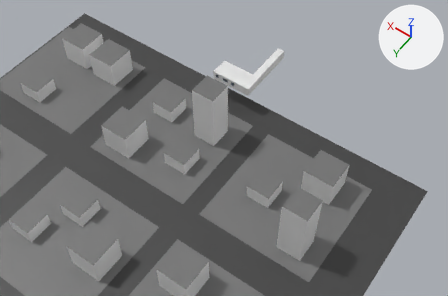
An edit to the Blender file models/apartment.blend, drawn before and after from the same camera.
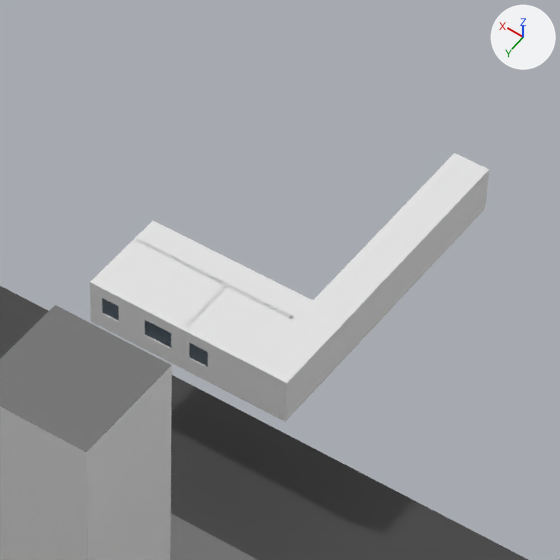
Old and new are each drawn from a 50 mm camera at (-152.5, 222.8, 277.3) aimed at (-13.0, 27.5, -29.7) and again close up on the part from 44% to 66% of the width and 7% to 41% of the height. The lights are fixed; the arrows at upper right show +X, +Y and +Z.

In view in the first close-up: 'Apartment', 'CityBlocks', 'Cube.019', 'Roof', 'Street'.
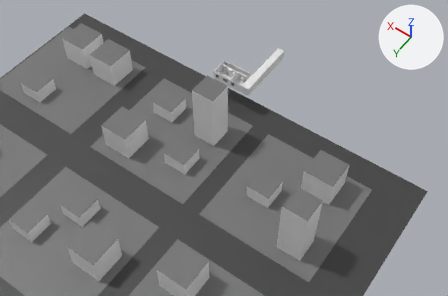
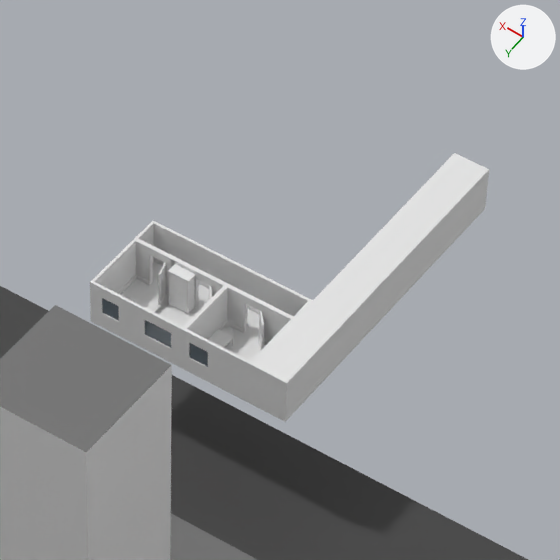
Changed parts and their boxes (x1, y1, x2, y2) in the close-ups (560 x 560 px):
'Roof', hidden: before (94, 223, 308, 361)

Diff of the bpy script that builds the scene:
```diff
--- a/models/apartment.blend.py
+++ b/models/apartment.blend.py
@@ ob_roof @@
 ob_roof.location = (0.0, 0.0, 0.0)
+ob_roof.hide_set(True)
```
